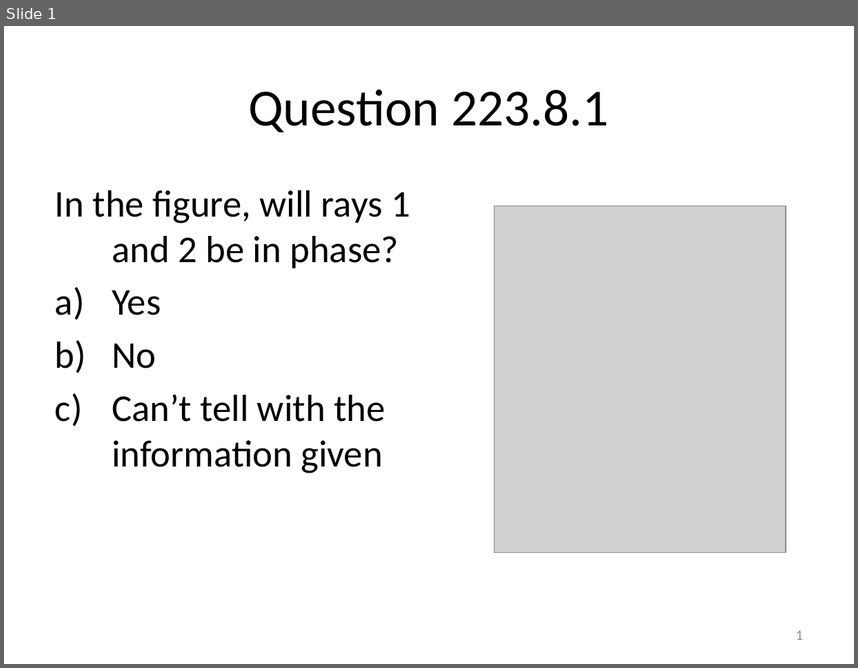
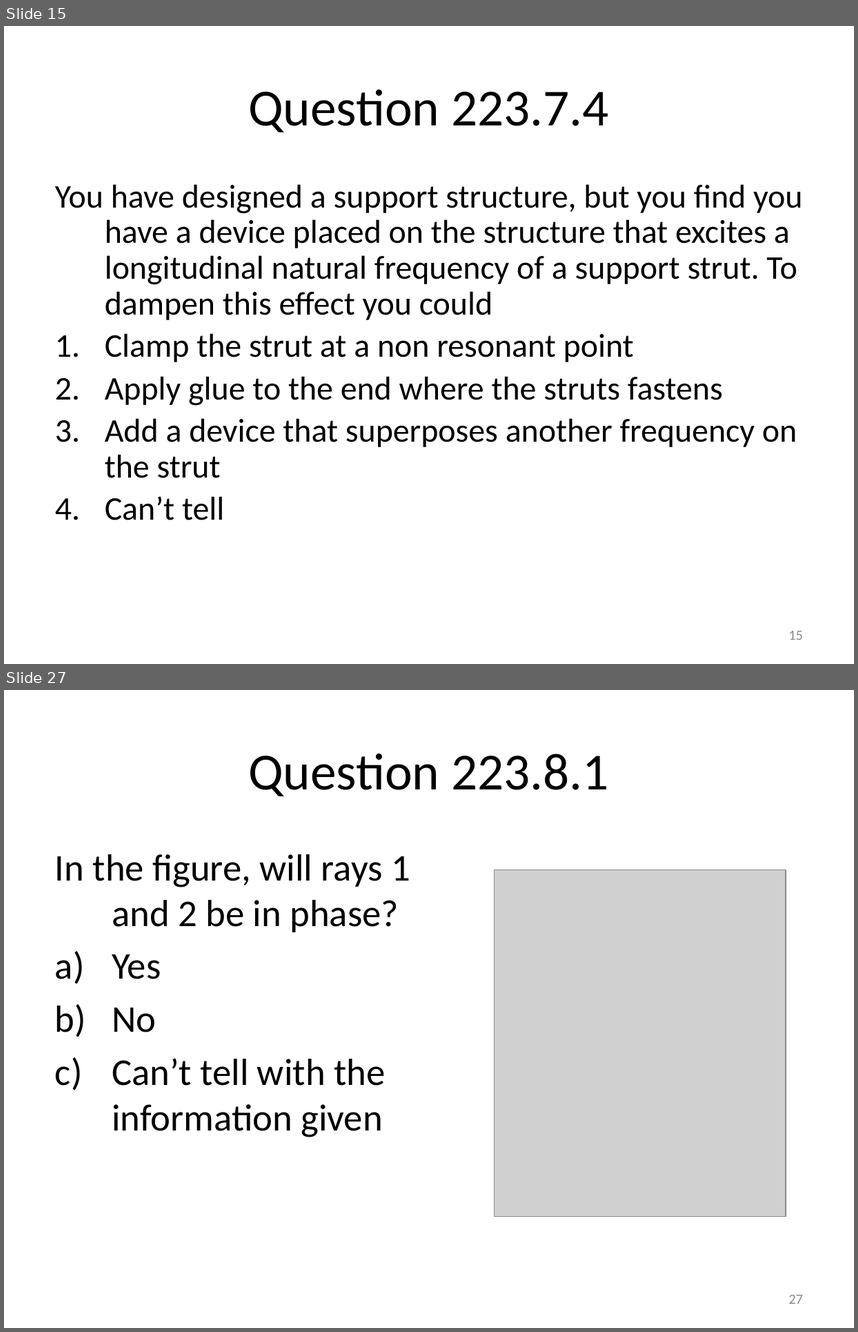
Before and after one commit to rtlines/Introductory-Physics-II, a slide deck: Lecture_Slides/PH 123 Lecture 09.pptx. Shown one above the other, each under a label of ours: slide 1 before the commit, slides 15 and 27 after it; the slides between them are not shown. The pictures are 858x668 and 858x1332 pixels, drawn with LibreOffice and Linux fonts; fonts in the diff are those of the drawing; grey boxes stand for pictures. Boxes give left, top, right and bottom in pixels: in the first picture for what was removed or moved away, otherwise in the second. Text is boxed around its words. In the diff, an @@ line names an element or a change of style, - is before the commit and + after.

```diff
--- a/Lecture_Slides/PH 123 Lecture 09.pptx
+++ b/Lecture_Slides/PH 123 Lecture 09.pptx
@@ slide 15 added at (4,26,854,664), background #FFFFFF @@
@@ title added at (248,89,609,132), 44 pt, text #000000 @@
+Question 223.7.4
@@ text added at (55,184,802,520), 28 pt, text #000000 @@
+You have designed a support structure, but you find you have a device placed on the structure that excites a longitudinal natural frequency of a support strut. To dampen this effect you could
+1. Clamp the strut at a non resonant point
+2. Apply glue to the end where the struts fastens
+3. Add a device that superposes another frequency on the strut
+4. Can’t tell
@@ page number added at (789,630,803,639), 12 pt, text #8C8C8C @@
+15
@@ what was slide 1 is now slide 27 @@
@@ page number at (789,1294,803,1303): text changed @@
-1
+27
```
Also in this commit, not shown: 25 other slides added, 26 other files.
